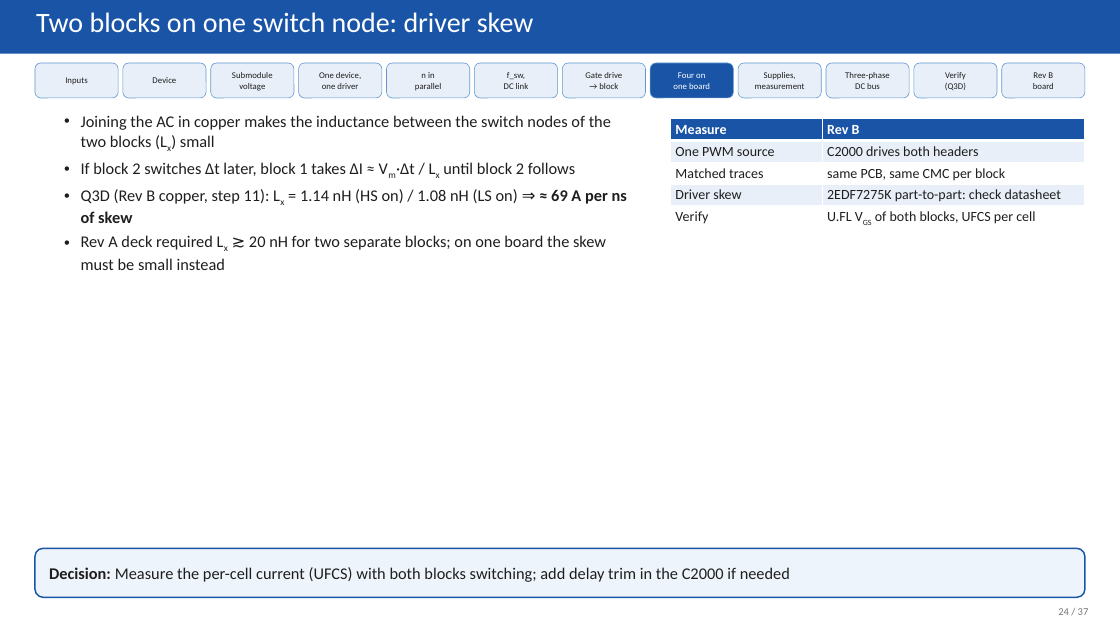
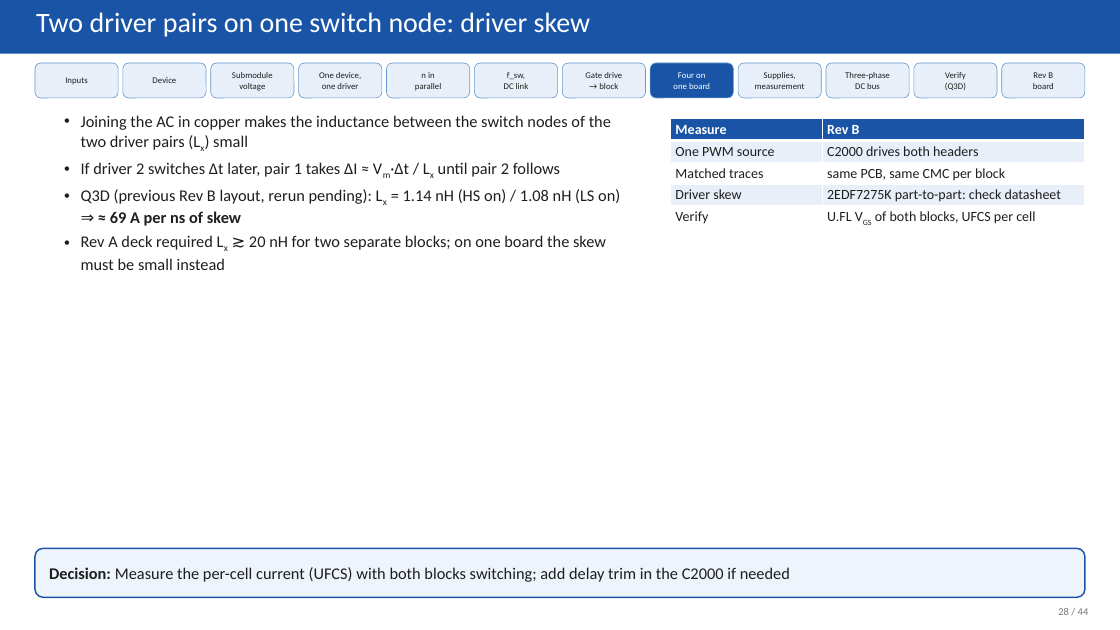
Before and after one commit to EnesAyaz/KTH, a slide deck: slide 28 of PCB-Design/reports/slides/spb_revb_design_flow.pptx (slide 24 before the commit). Drawn at 1120x630 pixels with LibreOffice and Linux fonts; fonts in the diff are those of the drawing. Boxes give left, top, right and bottom in pixels: in the first picture for what was removed or moved away, otherwise in the second. Text is boxed around its words. In the diff, an @@ line names an element or a change of style, - is before the commit and + after.

Commit message:
Rev B: 3D models for every part, board STEP, design-flow deck with final loop results
- make_3d_models_revb.py: box models (STEP + VRML) for 2EDF7275K, PMK UFCS, TDK 2220 (2.8 mm),
  WE-CNSW 1206, M6 AC bolt + Cu bar, LAM 4 + spreader; parts with project models move to spb_fab
- board STEP export (fab/spb-bb-revb.step); DRC 0/0/0, schematic = PCB
- render_3d_revb.py: 3D views for the deck from the KiCad models
- deck (44 slides): Rev B bypass figure, 3D slides, fast-loop Q3D results (0.69 nH with shunt,
  0.41 nH without, cells symmetric), shunt study, symmetry cause/fix; old full-board/busbar Q3D marked

```diff
--- a/PCB-Design/reports/slides/spb_revb_design_flow.pptx
+++ b/PCB-Design/reports/slides/spb_revb_design_flow.pptx
@@ text at bbox=[36, 12, 591, 37]: text changed @@
-Two blocks on one switch node: driver skew
+Two driver pairs on one switch node: driver skew
@@ text at bbox=[81, 115, 620, 226]: text changed @@
-• Joining the AC in copper makes the inductance between the switch nodes of the two blocks (Lx) small
-• If block 2 switches Δt later, block 1 takes ΔI ≈ Vm·Δt / Lx until block 2 follows
-• Q3D (Rev B copper, step 11): Lx = 1.14 nH (HS on) / 1.08 nH (LS on) ⇒ ≈ 69 A per ns of skew
+• Joining the AC in copper makes the inductance between the switch nodes of the two driver pairs (Lx) small
+• If driver 2 switches Δt later, pair 1 takes ΔI ≈ Vm·Δt / Lx until pair 2 follows
+• Q3D (previous Rev B layout, rerun pending): Lx = 1.14 nH (HS on) / 1.08 nH (LS on) ⇒ ≈ 69 A per ns of skew
@@ text at bbox=[1058, 608, 1089, 615]: text changed @@
-24 / 37
+28 / 44
```
Also in this commit, not shown: 34 other slides changed, 7 slides added, 44 other files.
